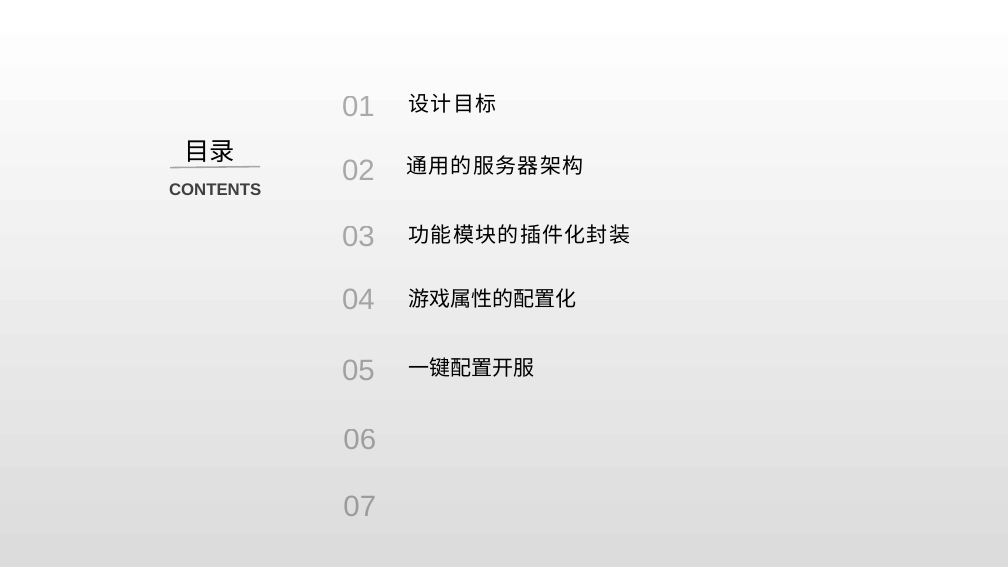
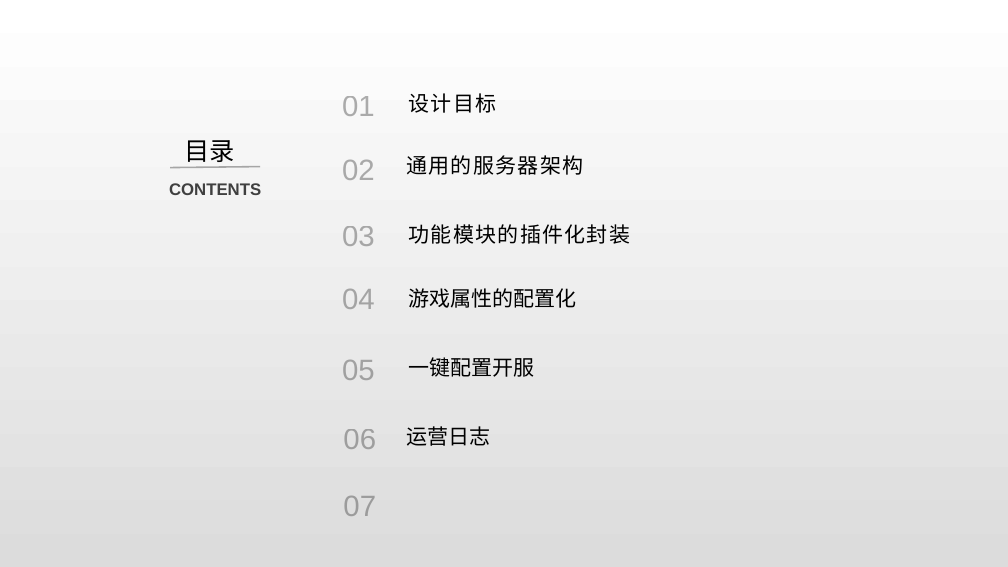
Before and after one commit to lori227/KFrame, a slide deck: slide 2 of _doc/KFrame.pptx. Drawn at 1008x567 pixels with LibreOffice and Linux fonts; fonts in the diff are those of the drawing. Boxes give left, top, right and bottom in pixels: in the first picture for what was removed or moved away, otherwise in the second. Text is boxed around its words. In the diff, an @@ line names an element or a change of style, - is before the commit and + after.

```diff
--- a/_doc/KFrame.pptx
+++ b/_doc/KFrame.pptx
@@ text added at (x1=406, y1=426, x2=490, y2=446), 20 pt, text #000000 @@
+运营日志
```
Also in this commit, not shown: 1 other file.
